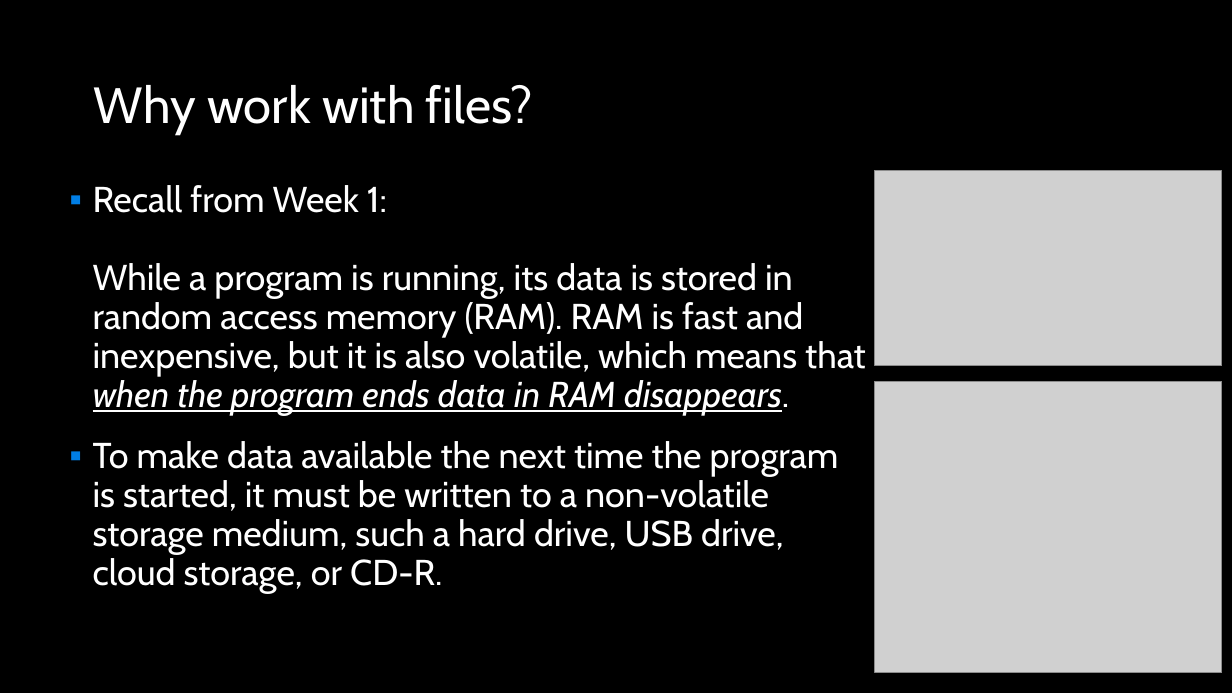
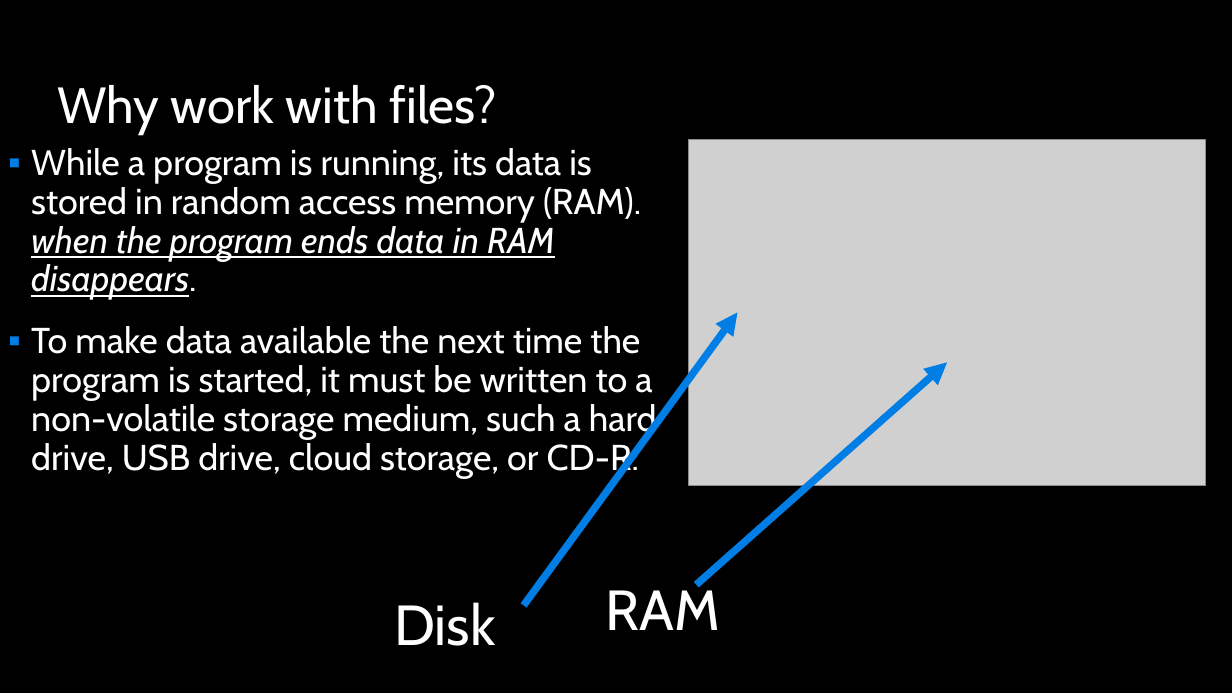
Before and after one commit to APS106/APS106-winter-2026-goodfellow-sutton, a slide deck: slide 24 of lectures/week5/lecture2/slides/week5_lecture2.pptx (slide 19 before the commit). Drawn at 1232x693 pixels with LibreOffice and Linux fonts; fonts in the diff are those of the drawing; grey boxes stand for pictures; background and template pictures are left out. Boxes give left, top, right and bottom in pixels: in the first picture for what was removed or moved away, otherwise in the second. Text is boxed around its words. In the diff, an @@ line names an element or a change of style, - is before the commit and + after.

```diff
--- a/lectures/week5/lecture2/slides/week5_lecture2.pptx
+++ b/lectures/week5/lecture2/slides/week5_lecture2.pptx
@@ title "Why work with files?": place and size @@
-title "Why work with files?" at [94, 85, 533, 134]
+title "Why work with files?" at [57, 85, 496, 134]
@@ text "While a program is running, ...": place and size @@
-text "While a program is running, ..." at [93, 185, 866, 594]
+text "While a program is running, ..." at [31, 148, 657, 479]
@@ text at [31, 148, 641, 300]: text changed @@
-▪ Recall from Week 1:
-  While a program is running, its data is stored in random access memory (RAM). RAM is fast and inexpensive, but it is also volatile, which means that when the program ends data in RAM disappears.
+▪ While a program is running, its data is stored in random access memory (RAM). when the program ends data in RAM disappears.
@@ picture added at [689, 140, 1205, 485] @@
@@ picture removed at [875, 171, 1223, 366] @@
@@ arrow added from (524, 605) to (738, 312), #017EE5 5.75 pt @@
@@ arrow added from (697, 585) to (947, 362), #017EE5 5.75 pt @@
@@ picture removed at [875, 382, 1223, 673] @@
@@ text added at [606, 582, 721, 630], 44 pt, text #FFFFFF @@
+RAM
@@ text added at [394, 602, 495, 646], 44 pt, text #FFFFFF @@
+Disk
```
Also in this commit, not shown: 14 other slides changed, 6 slides added, 1 slide removed, 1 other file.
